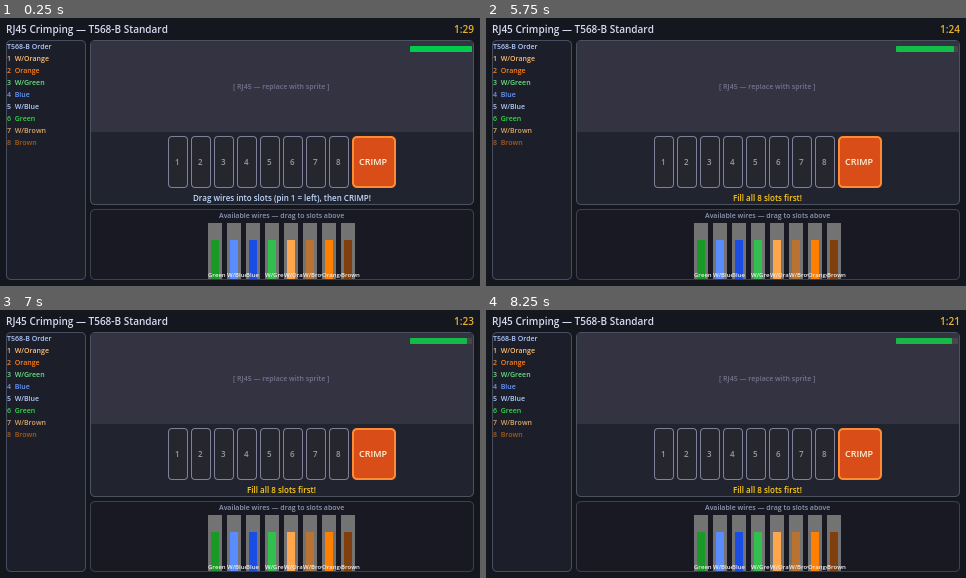
Above: before the commit, frames 1-4 (two rows, left to right).
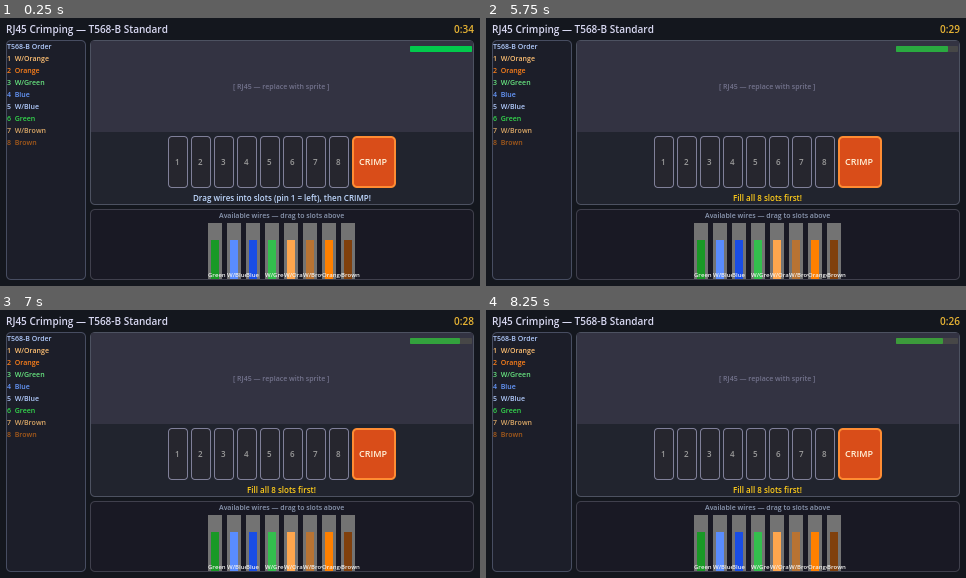
Above: after the commit, the same moments.

Repository: Raikosuu/Full-Tech-Panic_Public
Game: Godot game, scene res://scenes/minigame3_rj45.tscn
The game is run twice, just before and just after one commit, with the same random seed, the same clock (stepped at 60 frames per second) and the same inputs. This scene is started directly instead of the project's main scene.
Inputs (mouse positions are in pixels of both pictures, inside the frame that each line leads up to):
- Up to frame 1 (0.25 s): no input
- Up to frame 2 (5.75 s): click "CRIMP" at 0.5 s; tap Enter at 1.25, 2.75, 4.25 s; move the mouse to (831, 138) at 1.27 s; hold D (move_right) 1.28-2 s; hold E (interact) 1.28-2 s; click (831, 138) at 1.42 s; tap Space at 2, 3.5, 5 s; drag from (630, 165) to (702, 205) at 2.02 s; move the mouse to (774, 90) at 2.77 s; hold D (move_right) 2.78-3.5 s; hold E (interact) 2.78-3.5 s; drag from (702, 205) to (582, 111) at 3.52 s; move the mouse to (870, 192) at 4.27 s; hold A (move_left) 4.28-5 s; hold E (interact) 4.28-5 s; drag from (582, 111) to (654, 82) at 5.02 s
- Up to frame 3 (7 s): move the mouse to (264, 444) at 5.77 s; hold S (move_down) 5.78-6.5 s; hold E (interact) 5.78-6.5 s; click (264, 444) at 5.92 s; drag from (168, 374) to (144, 457) at 6.52 s
- Up to frame 4 (8.25 s): move the mouse to (831, 430) at 7.27 s; hold W (move_up) 7.28-8 s; hold E (interact) 7.28-8 s; drag from (630, 457) to (702, 497) at 8.02 s

The runs differ from the first frame. In frame 1, less than 0.1% of the frame differs, in the area x 94-99%, y 2-6%; in frame 2, 0.3%, in the area x 85-99%, y 2-13%; in frame 3, 0.3%; in frame 4, 0.3%.

Commit message:
implemented 2 lose screens

Diff:
--- a/scenes/minigame3_rj45.tscn
+++ b/scenes/minigame3_rj45.tscn
@@ -2,6 +2,7 @@
 
 [ext_resource type="Script" uid="uid://dfuau6ohwaj6j" path="res://scripts/minigame3_rj45.gd" id="1_rj45sc"]
 [ext_resource type="PackedScene" uid="uid://cp4qiqeip4wpb" path="res://scenes/win_screen.tscn" id="2_rj45"]
+[ext_resource type="PackedScene" uid="uid://cit1wa3hv83ah" path="res://scenes/rj45_lose_screen.tscn" id="3_qfr1o"]
 [ext_resource type="PackedScene" uid="uid://bel8ij2nnxtvo" path="res://scenes/lose_screen.tscn" id="3_rj45"]
 
 [sub_resource type="StyleBoxFlat" id="StyleBoxFlat_ref"]
@@ -66,7 +67,8 @@
 
 [node name="Minigame3_RJ45" type="Node2D" unique_id=2115188806]
 script = ExtResource("1_rj45sc")
-time_limit = 90.0
+wrong_crimp_lose_scene = ExtResource("3_qfr1o")
+time_limit = 35.0
 win_screen_scene = ExtResource("2_rj45")
 lose_screen_scene = ExtResource("3_rj45")
 
--- /dev/null
+++ b/scenes/rj45_lose_screen.tscn
@@ -0,0 +1,42 @@
+[gd_scene format=3 uid="uid://cit1wa3hv83ah"]
+
+[ext_resource type="FontFile" uid="uid://chkdc34o58e2w" path="res://assets/fonts/PixelGamer-Regular.otf" id="1_j2m11"]
+
+[node name="LoseScreen" type="CanvasLayer" unique_id=1245410598]
+layer = 20
+
+[node name="ColorRect" type="ColorRect" parent="." unique_id=1829218170]
+anchors_preset = 15
+anchor_right = 1.0
+anchor_bottom = 1.0
+grow_horizontal = 2
+grow_vertical = 2
+color = Color(0, 0, 0, 0.54901963)
+
+[node name="VBoxContainer" type="VBoxContainer" parent="." unique_id=2047621622]
+anchors_preset = 8
+anchor_left = 0.5
+anchor_top = 0.5
+anchor_right = 0.5
+anchor_bottom = 0.5
+offset_left = -20.0
+offset_top = -25.0
+offset_right = 20.0
+offset_bottom = 25.0
+grow_horizontal = 2
+grow_vertical = 2
+theme_override_constants/separation = 12
+
+[node name="TitleLabel" type="Label" parent="VBoxContainer" unique_id=1148953917]
+layout_mode = 2
+theme_override_fonts/font = ExtResource("1_j2m11")
+theme_override_font_sizes/font_size = 25
+text = "Wrong Order Configuration!"
+horizontal_alignment = 1
+
+[node name="SubtitleLabel" type="Label" parent="VBoxContainer" unique_id=1796060338]
+layout_mode = 2
+theme_override_fonts/font = ExtResource("1_j2m11")
+theme_override_font_sizes/font_size = 10
+text = "The Customer Left "
+horizontal_alignment = 1
--- a/scripts/minigame3_rj45.gd
+++ b/scripts/minigame3_rj45.gd
@@ -18,6 +18,7 @@
 }
 
 @export var snap_distance: float = 40.0
+@export var wrong_crimp_lose_scene: PackedScene
 
 var slots: Array[String] = ["", "", "", "", "", "", "", ""]
 
@@ -352,7 +353,17 @@
 	else:
 		_feedback.text = "✗ Wrong order — check the standard!"
 		_feedback.add_theme_color_override("font_color", Color(1.0, 0.3, 0.3))
-		_fail()
+		_fail_wrong_crimp()
+
+func _fail_wrong_crimp() -> void:
+	if _failed:
+		return
+	_failed = true
+	if wrong_crimp_lose_scene:
+		var screen = wrong_crimp_lose_scene.instantiate()
+		$UI.add_child(screen)
+	await get_tree().create_timer(2.5).timeout
+	GameState.fail_minigame()
 
 func _check_completion() -> bool:
 	for i in range(8):
